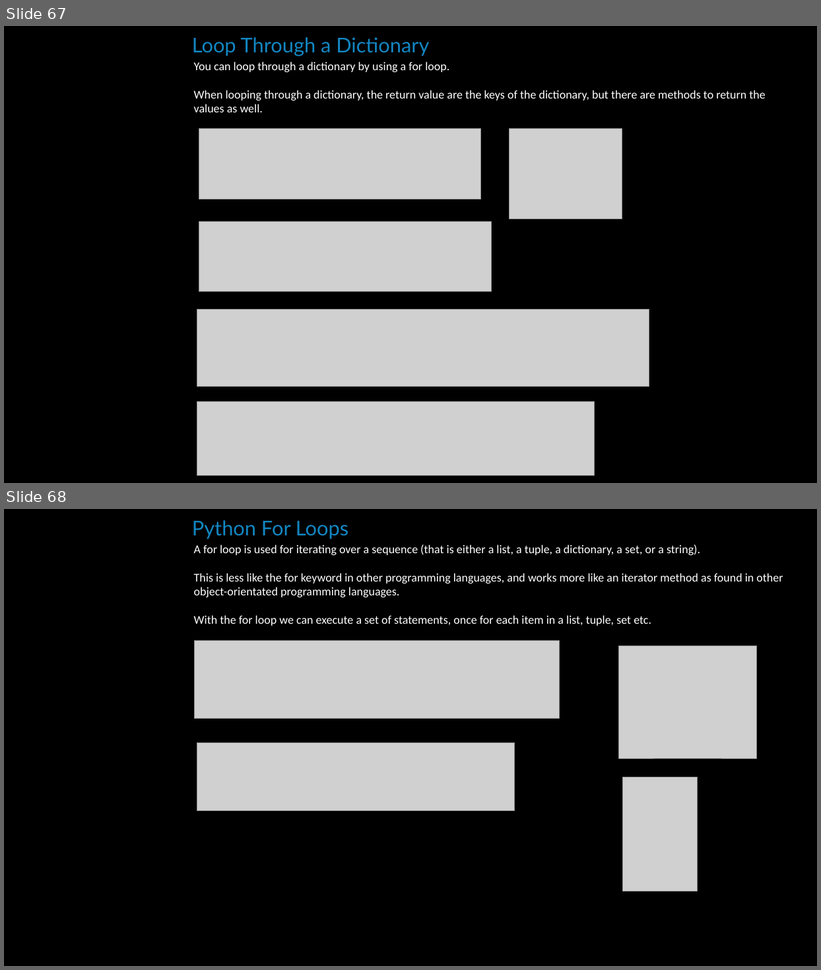
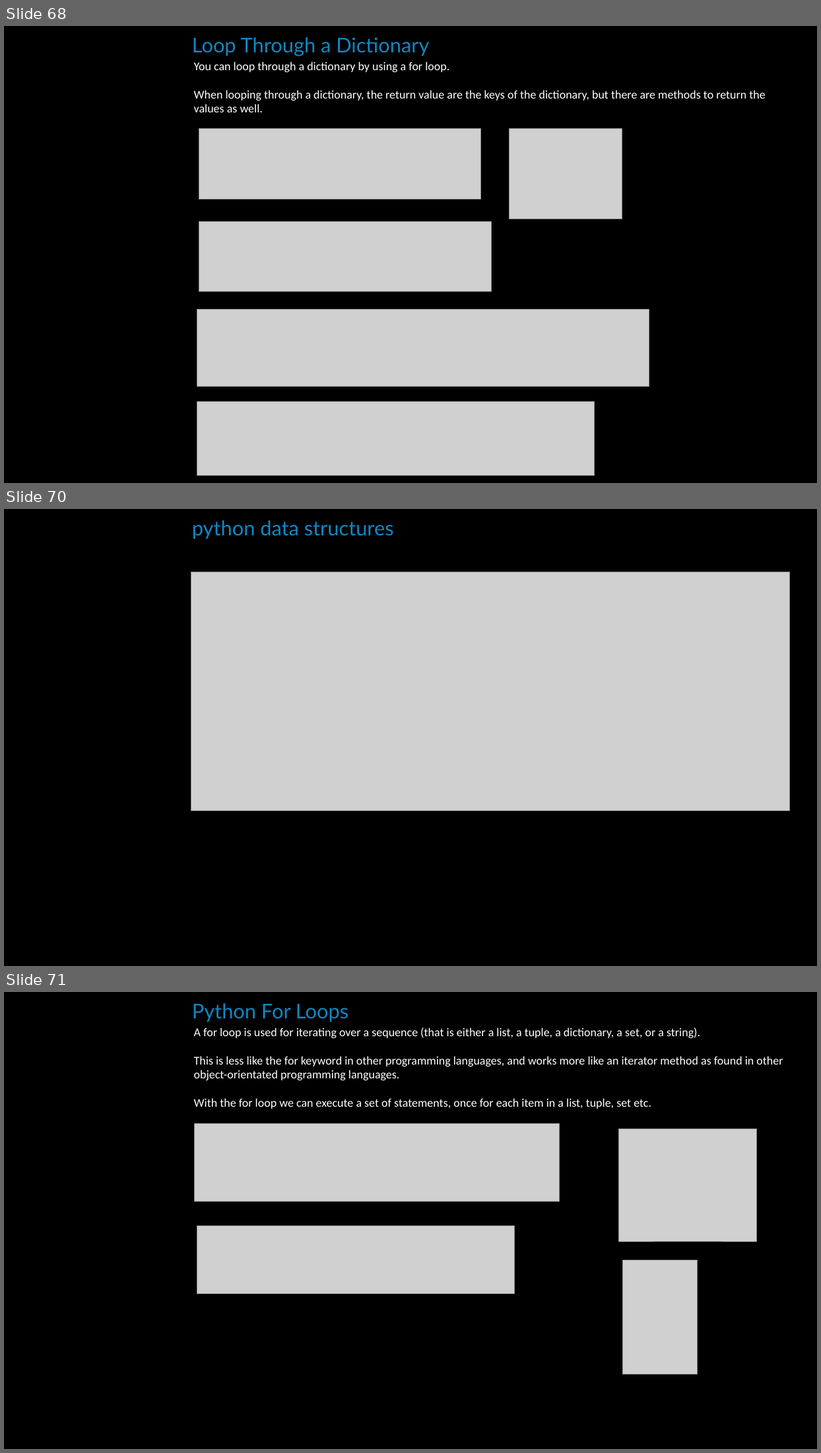
Before and after one commit to simon-pikalov/Ariel_OOP_2020, a slide deck: Classes/week_09/TA/simon_group/oop9.pptx. Shown one above the other, each under a label of ours: slides 67 and 68 before the commit, slides 68, 70 and 71 after it; the slides between them are not shown. The pictures are 821x970 and 821x1453 pixels, drawn with LibreOffice and Linux fonts; fonts in the diff are those of the drawing; grey boxes stand for pictures; background and template pictures are left out. Boxes give left, top, right and bottom in pixels: in the first picture for what was removed or moved away, otherwise in the second. Text is boxed around its words. In the diff, an @@ line names an element or a change of style, - is before the commit and + after.

```diff
--- a/Classes/week_09/TA/simon_group/oop9.pptx
+++ b/Classes/week_09/TA/simon_group/oop9.pptx
@@ slide 70 added at [4, 509, 817, 966], background #000000 @@
@@ text added at [192, 520, 394, 539], 24 pt, text #1287C3 @@
+python data structures
@@ picture added at [191, 572, 789, 811] @@
@@ what was slide 67 is now slide 68 @@
@@ what was slide 68 is now slide 71 @@
```
Also in this commit, not shown: 2 other slides added.
